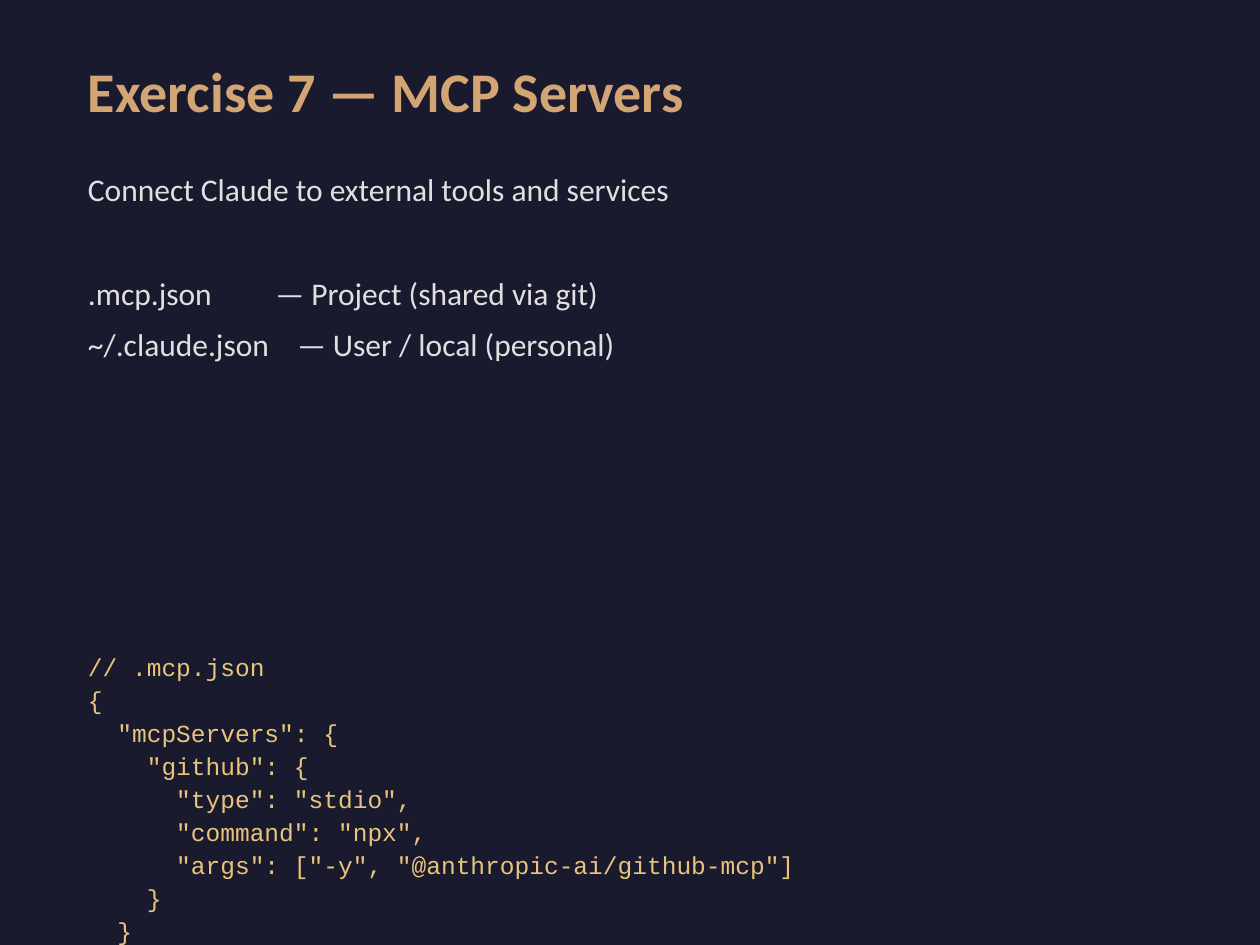
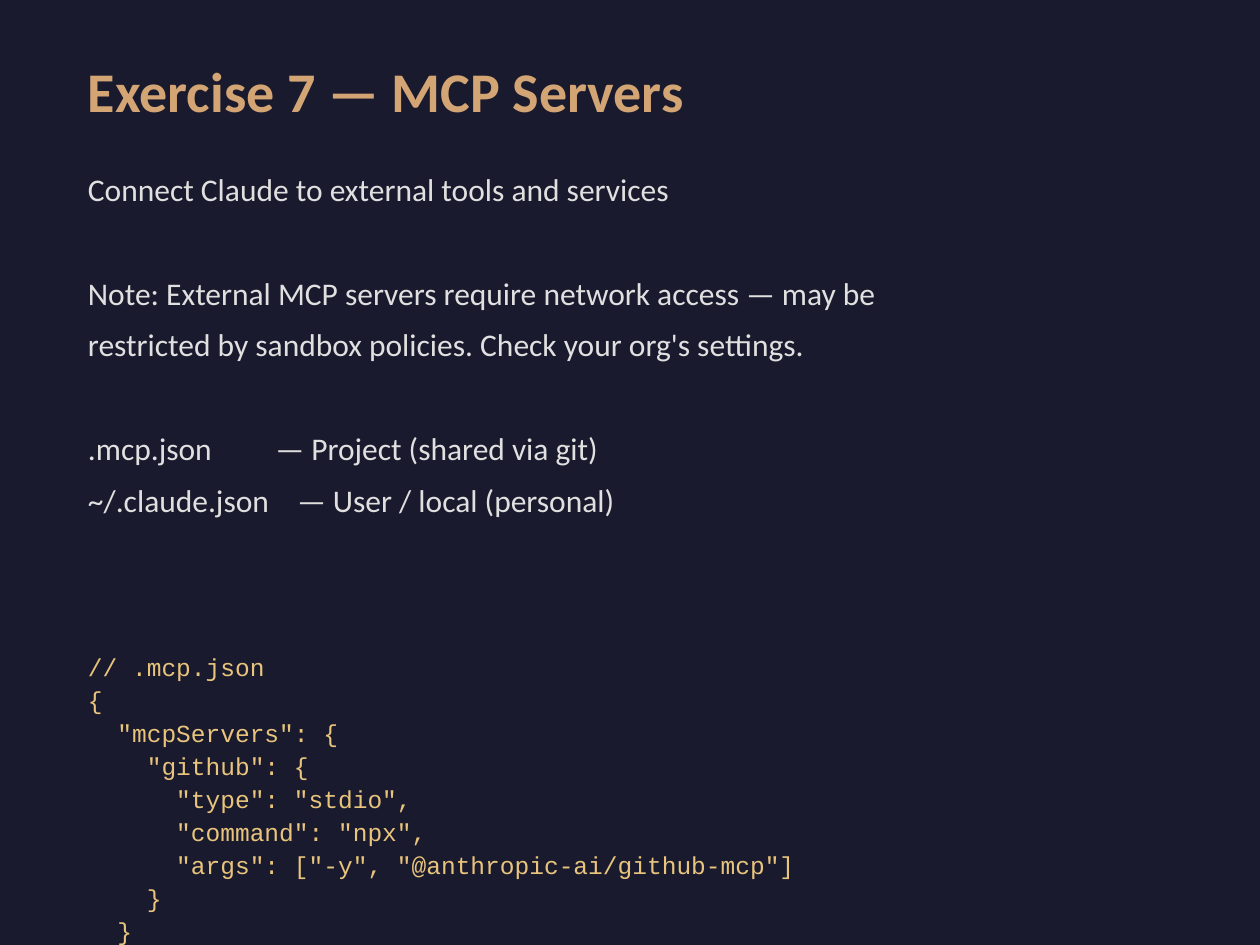
Before and after one commit to zachschillaci27/claude-code-workshop, a slide deck: slide 26 of slides.pptx. Drawn at 1260x945 pixels with LibreOffice and Linux fonts; fonts in the diff are those of the drawing. Boxes give left, top, right and bottom in pixels: in the first picture for what was removed or moved away, otherwise in the second. Text is boxed around its words. In the diff, an @@ line names an element or a change of style, - is before the commit and + after.

```diff
--- a/slides.pptx
+++ b/slides.pptx
@@ text at box(88, 283, 875, 362): paragraphs added @@
+Note: External MCP servers require network access — may be
+restricted by sandbox policies. Check your org's settings.
```
Also in this commit, not shown: 2 other slides changed, 8 other files.
